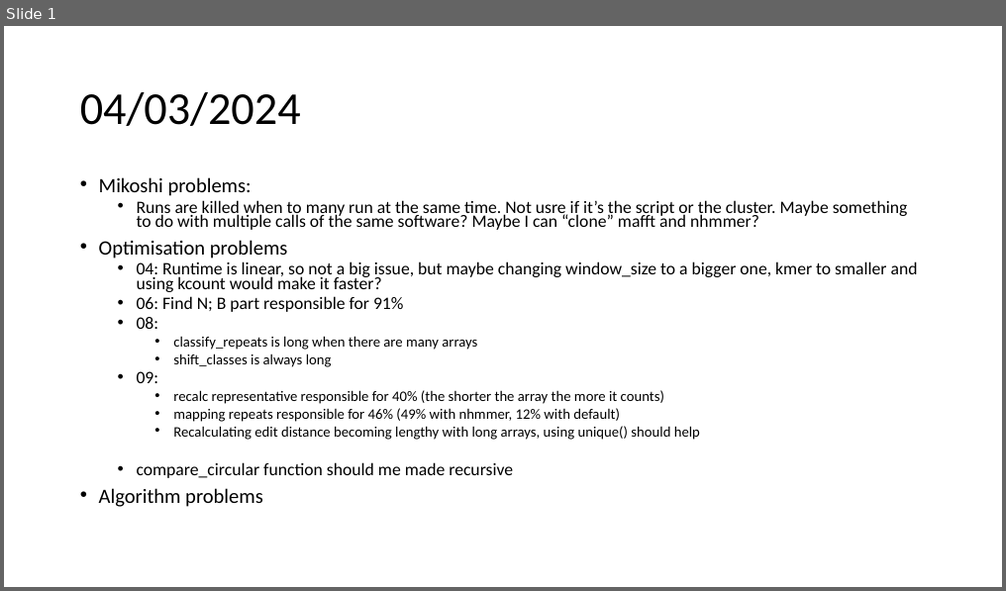
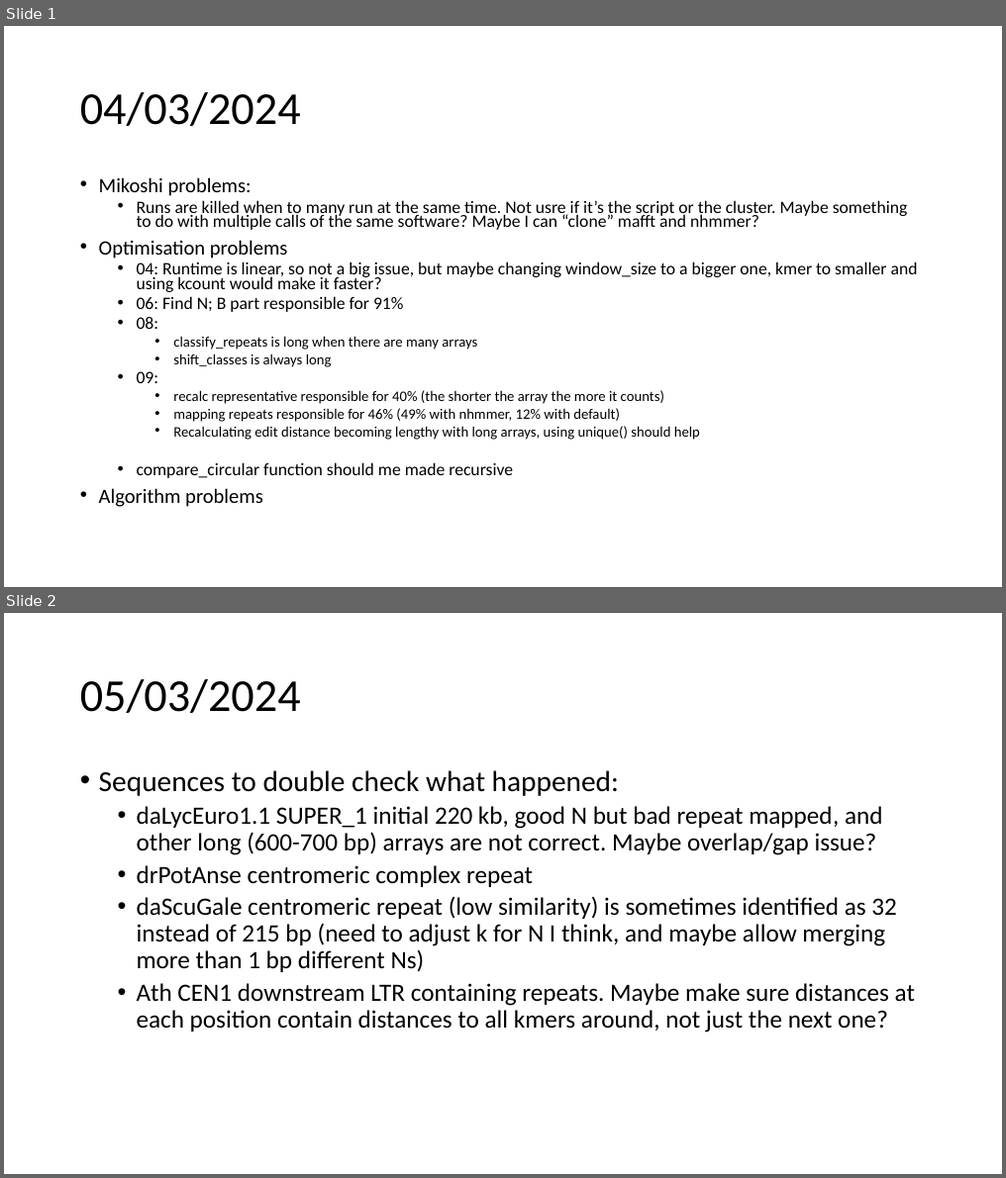
Before and after one commit to vlothec/TRASH_2, a slide deck: progress.pptx. Shown one above the other, each under a label of ours: slide 1 before the commit, slides 1 and 2 after it. The pictures are 1006x591 and 1006x1178 pixels, drawn with LibreOffice and Linux fonts; fonts in the diff are those of the drawing. Boxes give left, top, right and bottom in pixels: in the first picture for what was removed or moved away, otherwise in the second. Text is boxed around its words. In the diff, an @@ line names an element or a change of style, - is before the commit and + after.

```diff
--- a/progress.pptx
+++ b/progress.pptx
@@ slide 2 added at (4, 613, 1002, 1174), background #FFFFFF @@
@@ title added at (80, 679, 301, 713), 44 pt, text #000000 @@
+05/03/2024
@@ text added at (99, 770, 915, 1033), 24 pt, text #000000 @@
+• Sequences to double check what happened:
+  • daLycEuro1.1 SUPER_1 initial 220 kb, good N but bad repeat mapped, and other long (600-700 bp) arrays are not correct. Maybe overlap/gap issue?
+  • drPotAnse centromeric complex repeat
+  • daScuGale centromeric repeat (low similarity) is sometimes identified as 32 instead of 215 bp (need to adjust k for N I think, and maybe allow merging more than 1 bp different Ns)
+  • Ath CEN1 downstream LTR containing repeats. Maybe make sure distances at each position contain distances to all kmers around, not just the next one?
```
